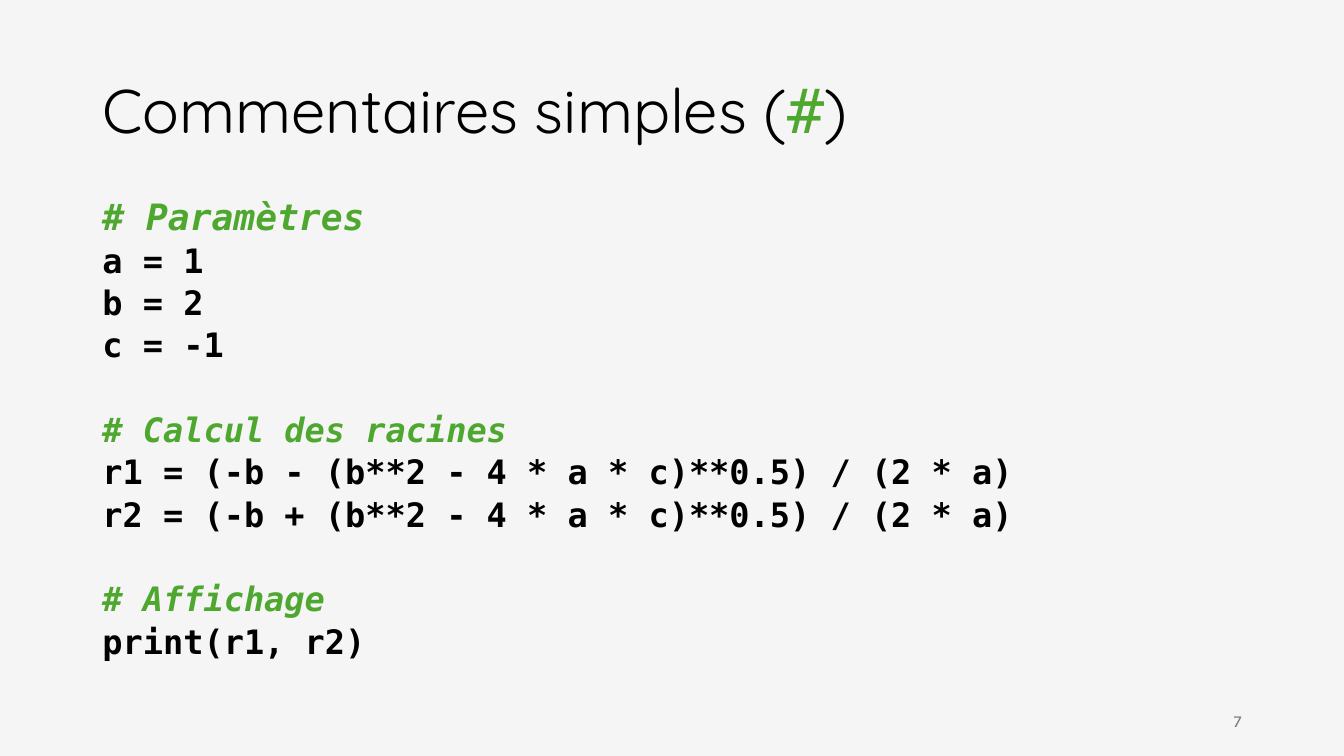
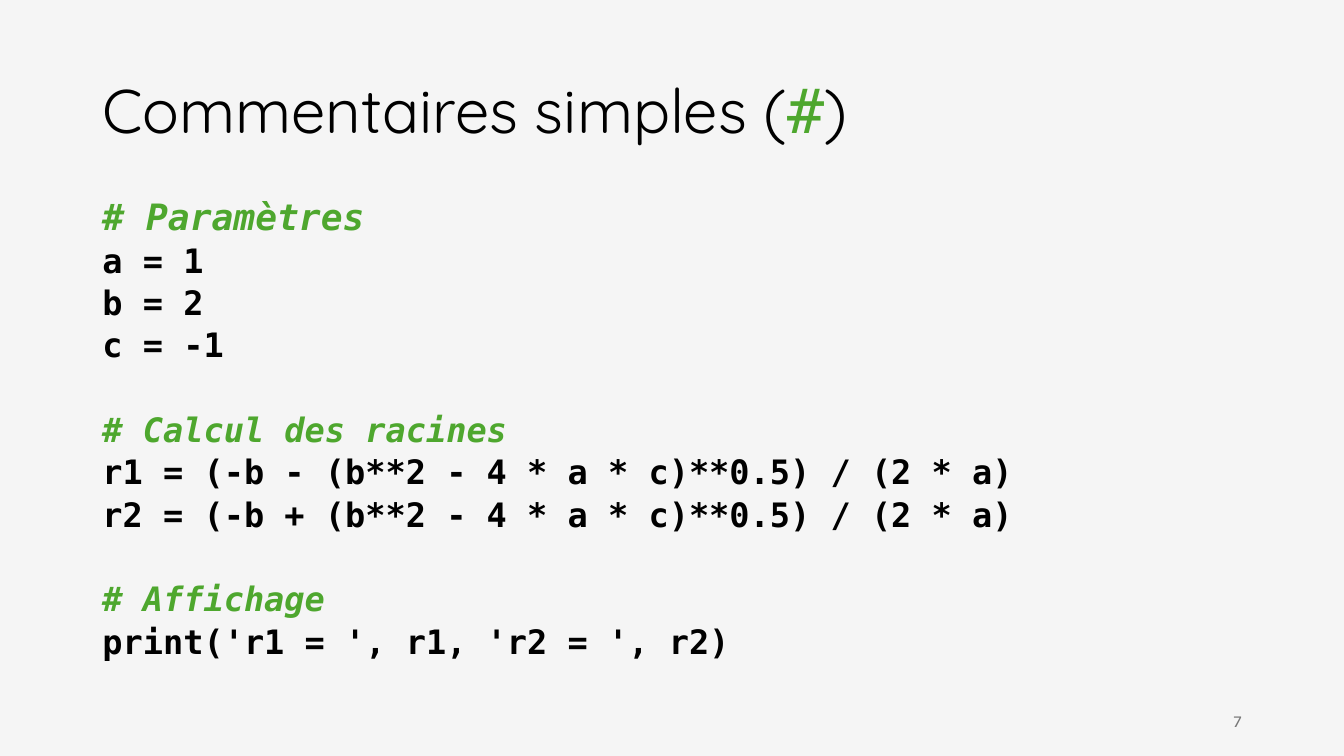
Before and after one commit to iannickgagnon/sagedays_iannick_2026, a slide deck: slide 7 of python_1/presentation_python_1.pptx. Drawn at 1344x756 pixels with LibreOffice and Linux fonts; fonts in the diff are those of the drawing. Boxes give left, top, right and bottom in pixels: in the first picture for what was removed or moved away, otherwise in the second. Text is boxed around its words. In the diff, an @@ line names an element or a change of style, - is before the commit and + after.

```diff
--- a/python_1/presentation_python_1.pptx
+++ b/python_1/presentation_python_1.pptx
@@ text at (102, 626, 730, 661): text changed @@
-print(r1, r2)
+print('r1 = ', r1, 'r2 = ', r2)
```
Also in this commit, not shown: 3 other slides changed, 1 slide added.
